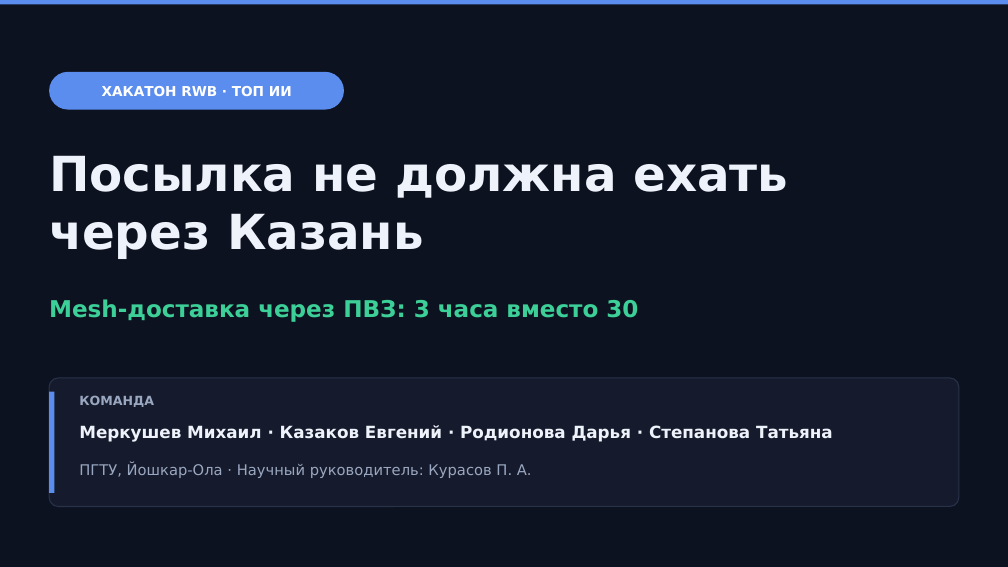
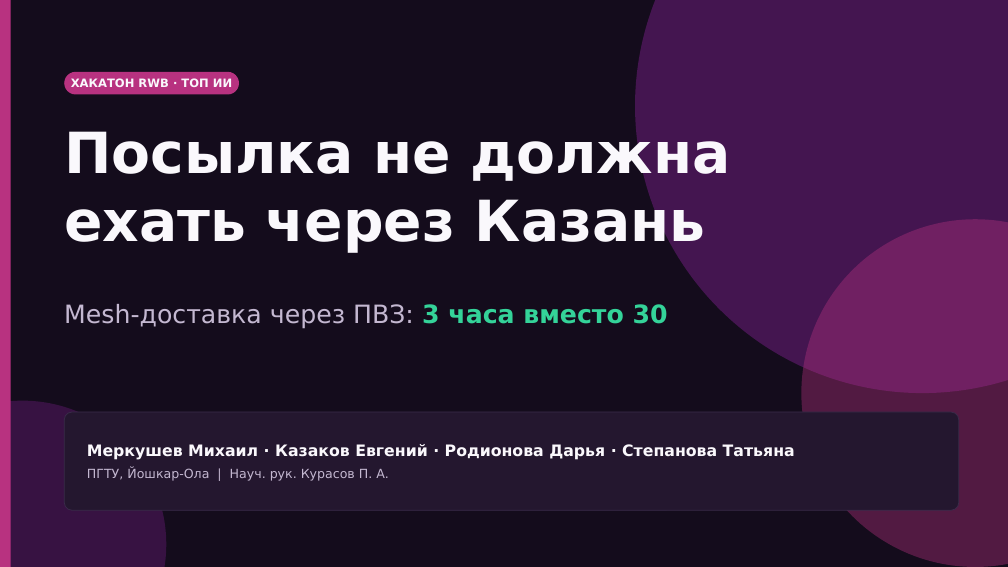
Before and after one commit to espyrion/rwb-mesh-pvz, a slide deck: slide 1 of docs/pitch/RWB-Mesh-PVZ-pitch.pptx. Drawn at 1008x567 pixels with LibreOffice and Linux fonts; fonts in the diff are those of the drawing. Boxes give left, top, right and bottom in pixels: in the first picture for what was removed or moved away, otherwise in the second. Text is boxed around its words. In the diff, an @@ line names an element or a change of style, - is before the commit and + after.

```diff
--- a/docs/pitch/RWB-Mesh-PVZ-pitch.pptx
+++ b/docs/pitch/RWB-Mesh-PVZ-pitch.pptx
@@ background #0D1220 to #FFFFFF @@
@@ rectangle: place and size @@
-rectangle at (0,0,1008,5)
+rectangle at (0,0,1008,567)
@@ rectangle at (0,0,1008,567): fill #5B8DEF to #140C1C @@
@@ rectangle added at (0,0,11,567), fill #B83280 @@
@@ ellipse added at (635,0,1008,393), fill #6D1D7C at 55% opacity @@
@@ text "ХАКАТОН RWB · ТОП ИИ": place and size @@
-text "ХАКАТОН RWB · ТОП ИИ" at (102,86,292,96)
+text "ХАКАТОН RWB · ТОП ИИ" at (71,78,232,90)
@@ text "ХАКАТОН RWB · ТОП ИИ" at (71,78,232,90): size 13 to 11 pt, text colour #FFFFFF to #FAF8FC @@
@@ rounded rectangle: place and size @@
-rounded rectangle at (49,72,344,110)
+rounded rectangle at (64,72,239,95)
@@ rounded rectangle at (64,72,239,95): fill #5B8DEF to #B83280 @@
@@ text at (64,127,731,253): text changed; size 46 to 54 pt; text colour #EEF2FA to #FAF8FC @@
-Посылка не должна ехать через Казань
+Посылка не должна
+ехать через Казань
@@ ellipse added at (802,219,1008,567), fill #B83280 at 38% opacity @@
@@ text "Mesh-доставка через ПВЗ: 3 часа ...": place and size @@
-text "Mesh-доставка через ПВЗ: 3 часа ..." at (49,299,638,322)
+text "Mesh-доставка через ПВЗ: 3 часа ..." at (64,304,668,329)
@@ text "Mesh-доставка через ПВЗ: 3 часа ..." at (64,304,668,329): size 22 to 24 pt; text colour #3CCF98 to #C4B8D1, bold off in "Mesh-доставка через ПВЗ:"; text colour #3CCF98 to #34D399 in "3 часа вместо 30" @@
@@ ellipse added at (0,401,166,567), fill #6D1D7C at 40% opacity @@
@@ rectangle removed at (49,392,54,493) @@
@@ rounded rectangle: place and size @@
-rounded rectangle at (49,378,959,507)
+rounded rectangle at (64,412,959,510)
@@ rounded rectangle at (64,412,959,510): fill #151B2C to #24172F; outline #28324A 1 pt to #3A2B4A 0.75 pt; proportions changed @@
@@ text removed at (79,395,154,407) @@
-КОМАНДА
@@ text at (87,444,795,460): size 16 to 15 pt, text colour #EEF2FA to #FAF8FC in "Меркушев Михаил · Казаков Евгений · Родионова ..." @@
@@ text "Меркушев Михаил · Казаков Евгений ...": place and size @@
-text "Меркушев Михаил · Казаков Евгений ..." at (79,425,833,442)
+text "Меркушев Михаил · Казаков Евгений ..." at (87,444,795,481)
@@ text "Меркушев Михаил · Казаков Евгений ..." at (87,444,795,481): vertical alignment top to middle @@
@@ text removed at (79,464,532,478) @@
-ПГТУ, Йошкар-Ола · Научный руководитель: Курасов П. А.
@@ text at (87,468,389,481): paragraph added @@
+ПГТУ, Йошкар-Ола | Науч. рук. Курасов П. А.
```
Also in this commit, not shown: 5 other slides changed, 4 slides added, 4 slides removed, 13 other files.
